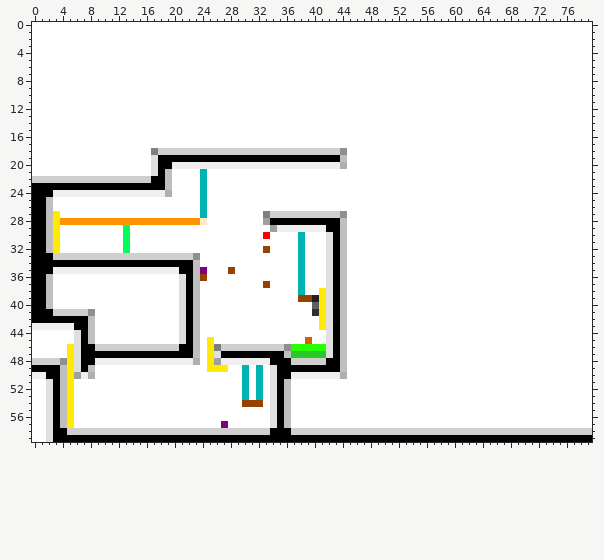
File history of a sprite sheet, source/level_data/layouts/level8/layer2.png. Above is the file before it was changed.
The file is 80x60 pixels.
Once edited:
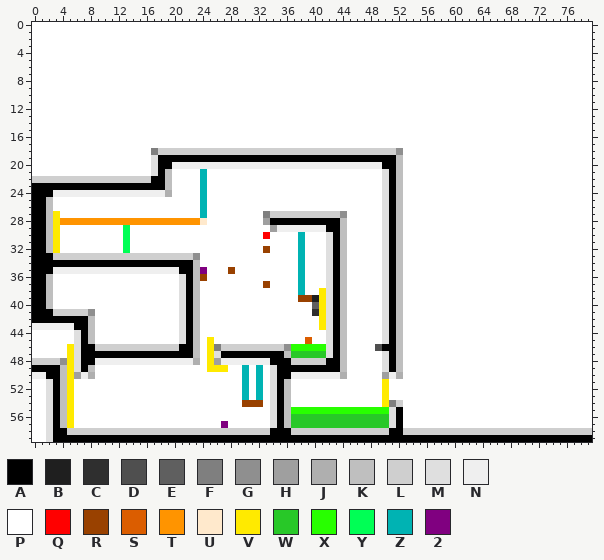
Palette (. is transparent): A #000000  B #1f1f1f  C #2f2f2f  D #4f4f4f  E #5f5f5f  F #7f7f7f  G #8f8f8f  H #9f9f9f  J #afafaf  K #bfbfbf  L #cfcfcf  M #dfdfdf  N #efefef  P #ffffff  Q #ff0000  R #994100  S #db5d00  T #ff9400  U #ffe9cc  V #ffea00  W #28c828  X #28ff00  Y #00ff55  Z #00b3b3  2 #800080
What changed:
{"y":18,"x":44,"old":"GPPPPPPPP","new":"LLLLLLLLG"}
{"y":19,"x":44,"old":"KPPPPPPPP","new":"AAAAAAAAK"}
{"y":20,"x":44,"old":"JPPPPPPPP","new":"NNNNNNAAK"}
{"y":21,"x":50,"old":"PPP","new":"MAK"}
{"y":22,"x":50,"old":"PPP","new":"MAK"}
{"y":23,"x":50,"old":"PPP","new":"MAK"}
{"y":24,"x":50,"old":"PPP","new":"MAK"}
{"y":25,"x":50,"old":"PPP","new":"MAK"}
{"y":26,"x":50,"old":"PPP","new":"MAK"}
{"y":27,"x":50,"old":"PPP","new":"MAK"}
{"y":28,"x":50,"old":"PPP","new":"MAK"}
{"y":29,"x":50,"old":"PPP","new":"MAK"}
{"y":30,"x":50,"old":"PPP","new":"MAK"}
{"y":31,"x":50,"old":"PPP","new":"MAK"}
{"y":32,"x":50,"old":"PPP","new":"MAK"}
{"y":33,"x":50,"old":"PPP","new":"MAK"}
{"y":34,"x":50,"old":"PPP","new":"MAK"}
{"y":35,"x":50,"old":"PPP","new":"MAK"}
{"y":36,"x":50,"old":"PPP","new":"MAK"}
{"y":37,"x":50,"old":"PPP","new":"MAK"}
{"y":38,"x":50,"old":"PPP","new":"MAK"}
{"y":39,"x":50,"old":"PPP","new":"MAK"}
{"y":40,"x":50,"old":"PPP","new":"MAK"}
{"y":41,"x":50,"old":"PPP","new":"MAK"}
{"y":42,"x":50,"old":"PPP","new":"MAK"}
{"y":43,"x":50,"old":"PPP","new":"MAK"}
{"y":44,"x":50,"old":"PPP","new":"MAK"}
{"y":45,"x":50,"old":"PPP","new":"MAK"}
{"y":46,"x":49,"old":"PPPP","new":"DAAK"}
{"y":47,"x":50,"old":"PPP","new":"MAK"}
{"y":48,"x":50,"old":"PPP","new":"MAK"}
{"y":49,"x":50,"old":"PPP","new":"MAK"}
{"y":50,"x":50,"old":"PPP","new":"HNJ"}
{"y":51,"x":50,"old":"P","new":"V"}
{"y":52,"x":50,"old":"P","new":"V"}
{"y":53,"x":50,"old":"P","new":"V"}
{"y":54,"x":50,"old":"PPP","new":"VFL"}
{"y":55,"x":37,"old":"PPPPPPPPPPPPPPPP","new":"XXXXXXXXXXXXXXMA"}
{"y":56,"x":37,"old":"PPPPPPPPPPPPPPPP","new":"WWWWWWWWWWWWWWMA"}
{"y":57,"x":37,"old":"PPPPPPPPPPPPPPPP","new":"WWWWWWWWWWWWWWMA"}
{"y":58,"x":51,"old":"LL","new":"AA"}
